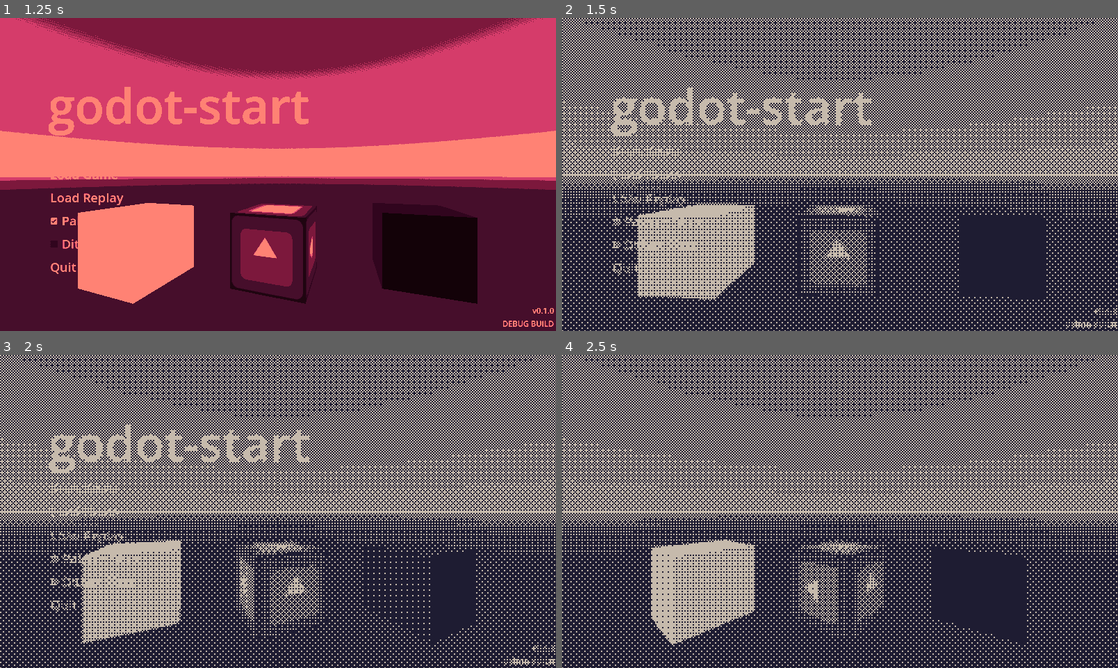
Above: before the commit, frames 1-4 (two rows, left to right).
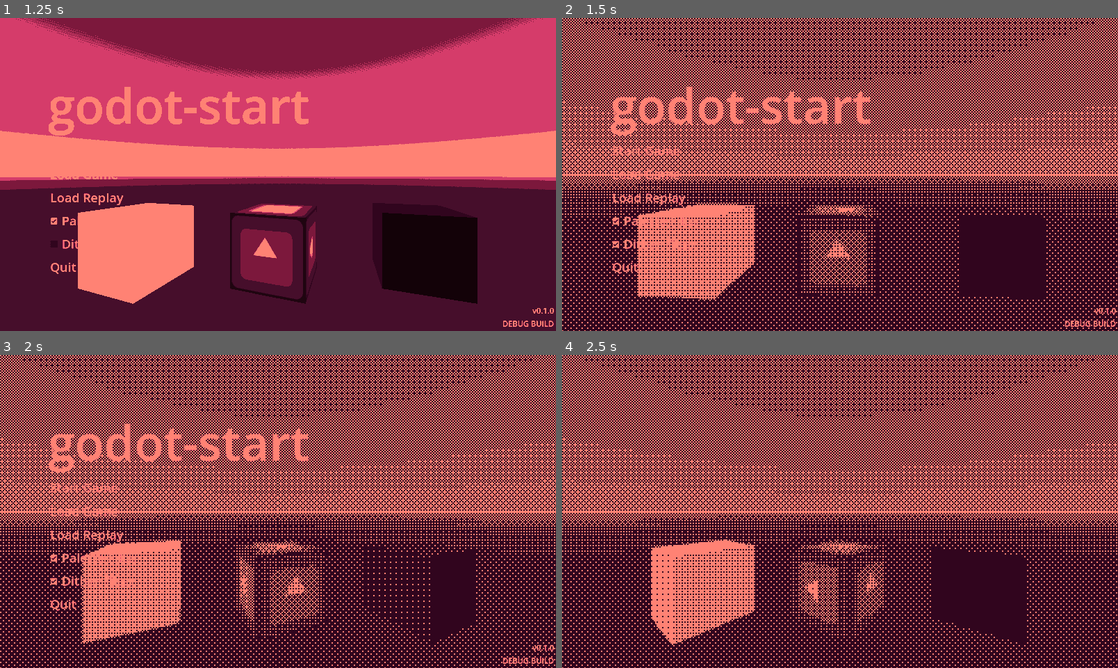
Above: after the commit, the same moments.

Repository: krscott/godot-start
Game: Godot game, scene res://scenes/levels/level_start.tscn
Two runs of this game, one before a commit and one after it. Both use one fixed random seed, a clock stepped at 60 frames per second and the inputs below. The engine's default icon, where the game draws it, is replaced by a stand-in: a white triangle on a blue panel in a dark square.
Inputs:
- Up to frame 1 (1.25 s): click "Palette Filter" at 0.5 s
- Up to frame 2 (1.5 s): click "Dither Filter" at 1.25 s
- Up to frame 3 (2 s): no input
- Up to frame 4 (2.5 s): click "Start Game" at 2 s

Frame 1 is identical in both runs. In frame 2, 40% of the frame differs, in the area x 0-100%, y 0-100%; in frame 3, 40%; in frame 4, 38%.

Commit message:
Refactor pause menu system

Diff:
--- a/project/scenes/game_state.gd
+++ b/project/scenes/game_state.gd
@@ -2,34 +2,28 @@
 extends Node
 
 @onready var save_state: SaveState = %SaveState
-@onready var pausing: Pausing = %Pausing
+@onready var pause_menu_system: PauseMenuSystem = %PauseMenuSystem
 @onready var replay_system: ReplaySystem = %ReplaySystem
 @onready var player_input: PlayerInput = %PlayerInput
 @onready var menu: Menu = %Menu
 @onready var system_dialog: SystemDialog = %SystemDialog
-@onready var palette_filter: ColorRect = %PaletteFilter
-@onready var dither_filter: ColorRect = %DitherFilter
 
-var _at_main_menu := true
 
 # Public Methods
-
 
 func sync_object_state(key: StringName, obj: Object) -> void:
 	save_state.sync_object_state(key, obj)
 
+
 # Interface Methods
-
 
 func _ready() -> void:
 	assert(save_state)
-	assert(pausing)
+	assert(pause_menu_system)
 	assert(replay_system)
 	assert(player_input)
 	assert(menu)
 	assert(system_dialog)
-	assert(palette_filter)
-	assert(dither_filter)
 
 	util.printdbg("DEBUG BUILD")
 
@@ -39,14 +33,6 @@
 	if args:
 		util.printdbg("CLI args: ", args)
 		replay_system.run_from_file(args[0])
-
-	util.aok(get_window().focus_exited.connect(_pause))
-
-	# NOTE: GameState node is the first child of the tree root.
-	#       i.e., this node is visited FIRST, before any level-specific logic.
-	#       We need to call-deferred if we want to run something after.
-	call_deferred(&"_build_menu")
-	menu.call_deferred(&"show")
 
 
 func _process(_delta: float) -> void:
@@ -59,75 +45,9 @@
 			if OS.has_feature("pc"):
 				replay_system._save_replay_and_quit()
 			else:
-				_pause()
+				pause_menu_system.pause()
 		elif Input.is_action_just_pressed("ui_cancel"):
-			_pause()
+			pause_menu_system.pause()
 
 
-func _notification(what: int) -> void:
-	match what:
-		MainLoop.NOTIFICATION_APPLICATION_FOCUS_OUT:
-			_pause()
-
 # Private Methods
-
-
-
-
-func _unpause() -> void:
-	_at_main_menu = false
-	pausing.unpause()
-	menu.hide()
-	util.set_mouse_captured(true)
-
-
-func _pause() -> void:
-	pausing.pause()
-	menu.show()
-	util.set_mouse_captured(false)
-
-
-func _save_game_dialog() -> void:
-	var filename := await system_dialog.file_save_dialog("*.sav", "Save File")
-	if filename:
-		util.aok(save_state.save_to_file(filename))
-
-
-func _load_game_dialog() -> void:
-	var filename := await system_dialog.file_open_dialog("*.sav", "Save File")
-	if filename:
-		var _err := save_state.load_from_file(filename)
-
-
-func _is_at_main_menu() -> bool:
-	return _at_main_menu
-
-
-func _is_not_at_main_menu() -> bool:
-	return not _at_main_menu
-
-
-func _build_menu() -> void:
-	menu.build(
-		[
-			Menu.button("Start Game", _unpause) #
-			.visible_when(_is_at_main_menu) #
-			.focus(),
-			Menu.button("Continue", _unpause).action("ui_cancel") #
-			.visible_when(_is_not_at_main_menu) #
-			.focus(),
-			Menu.button("Save Game", _save_game_dialog) #
-			.visible_when(_is_not_at_main_menu) #
-			.desktop_only(),
-			Menu.button("Load Game", _load_game_dialog) #
-			.desktop_only(),
-			Menu.button("Load Replay", replay_system._replay_open_dialog) #
-			.desktop_only(),
-			Menu.checkbox("Palette Filter", palette_filter.set_visible) #
-			.toggled(palette_filter.visible),
-			Menu.checkbox("Dither Filter", dither_filter.set_visible) #
-			.toggled(dither_filter.visible),
-			Menu.button("Quit", replay_system._save_replay_and_quit) #
-			.desktop_only(),
-		],
-	)
--- a/project/scenes/game_state.tscn
+++ b/project/scenes/game_state.tscn
@@ -2,7 +2,7 @@
 
 [ext_resource type="Script" uid="uid://ygjvluupbdtm" path="res://scenes/game_state.gd" id="1_aj67o"]
 [ext_resource type="Script" uid="uid://cu714ln7qv2gu" path="res://scripts/systems/save_state.gd" id="2_3oy0g"]
-[ext_resource type="Script" uid="uid://n2spkoxc2iv5" path="res://scripts/systems/pausing.gd" id="2_dq14d"]
+[ext_resource type="Script" uid="uid://n2spkoxc2iv5" path="res://scripts/systems/pause_menu_system.gd" id="2_dq14d"]
 [ext_resource type="Script" uid="uid://mahcrqfjlyyq" path="res://scripts/systems/replay.gd" id="3_rerck"]
 [ext_resource type="Script" uid="uid://bgvdp2xkv0yr3" path="res://scripts/systems/replay_system.gd" id="4_7ti0s"]
 [ext_resource type="Script" uid="uid://skj8dxeivfvs" path="res://scripts/systems/player_input.gd" id="4_qn400"]
@@ -11,12 +11,12 @@
 [ext_resource type="Shader" uid="uid://cucunjhgkuj2r" path="res://shaders/palette-post.gdshader" id="7_q5byu"]
 [ext_resource type="Shader" uid="uid://ctckeik4qa432" path="res://shaders/dither-post.gdshader" id="8_vsyf1"]
 
-[sub_resource type="ShaderMaterial" id="ShaderMaterial_q5byu"]
-shader = ExtResource("7_q5byu")
-
 [sub_resource type="ShaderMaterial" id="ShaderMaterial_3oy0g"]
 shader = ExtResource("8_vsyf1")
 shader_parameter/pixel_size = 2
+
+[sub_resource type="ShaderMaterial" id="ShaderMaterial_q5byu"]
+shader = ExtResource("7_q5byu")
 
 [node name="GameState" type="Node" unique_id=974512371]
 script = ExtResource("1_aj67o")
@@ -27,9 +27,15 @@
 script = ExtResource("2_3oy0g")
 metadata/_custom_type_script = "uid://cu714ln7qv2gu"
 
-[node name="Pausing" type="Node" parent="." unique_id=1235145499]
+[node name="PauseMenuSystem" type="Node" parent="." unique_id=1235145499 node_paths=PackedStringArray("menu", "replay_system", "save_state", "system_dialog", "dither_filter", "palette_filter")]
 unique_name_in_owner = true
 script = ExtResource("2_dq14d")
+menu = NodePath("../Menu")
+replay_system = NodePath("../ReplaySystem")
+save_state = NodePath("../SaveState")
+system_dialog = NodePath("../SystemDialog")
+dither_filter = NodePath("../DitherFilter")
+palette_filter = NodePath("../PaletteFilter")
 metadata/_custom_type_script = "uid://n2spkoxc2iv5"
 
 [node name="ReplaySystem" type="Node" parent="." unique_id=916268345 node_paths=PackedStringArray("player_input", "save_state", "system_dialog")]
@@ -54,14 +60,26 @@
 script = ExtResource("6_rxqo8")
 metadata/_custom_type_script = "uid://btc74n06ykolu"
 
+[node name="DitherFilter" type="CanvasLayer" parent="." unique_id=1427585307]
+visible = false
+
+[node name="DitherFilter" type="ColorRect" parent="DitherFilter" unique_id=1046001627]
+unique_name_in_owner = true
+material = SubResource("ShaderMaterial_3oy0g")
+anchors_preset = 15
+anchor_right = 1.0
+anchor_bottom = 1.0
+grow_horizontal = 2
+grow_vertical = 2
+mouse_filter = 2
+
 [node name="Menu" parent="." unique_id=1709348178 instance=ExtResource("5_vsnwl")]
 unique_name_in_owner = true
 
-[node name="PostProcessing" type="CanvasLayer" parent="." unique_id=1427585307]
+[node name="PaletteFilter" type="CanvasLayer" parent="." unique_id=1251717995]
+visible = false
 
-[node name="PaletteFilter" type="ColorRect" parent="PostProcessing" unique_id=1840524435]
-unique_name_in_owner = true
-visible = false
+[node name="PaletteFilter" type="ColorRect" parent="PaletteFilter" unique_id=618054725]
 material = SubResource("ShaderMaterial_q5byu")
 anchors_preset = 15
 anchor_right = 1.0
@@ -69,14 +87,3 @@
 grow_horizontal = 2
 grow_vertical = 2
 mouse_filter = 2
-
-[node name="DitherFilter" type="ColorRect" parent="PostProcessing" unique_id=1046001627]
-unique_name_in_owner = true
-visible = false
-material = SubResource("ShaderMaterial_3oy0g")
-anchors_preset = 15
-anchor_right = 1.0
-anchor_bottom = 1.0
-grow_horizontal = 2
-grow_vertical = 2
-mouse_filter = 2
--- /dev/null
+++ b/project/scripts/systems/pause_menu_system.gd
@@ -0,0 +1,102 @@
+class_name PauseMenuSystem
+extends Node
+
+
+# TODO: Move this to separate system
+@export var capture_mouse := true
+
+@export var menu: Menu
+@export var replay_system: ReplaySystem
+@export var save_state: SaveState
+@export var system_dialog: SystemDialog
+@export var dither_filter: CanvasLayer
+@export var palette_filter: CanvasLayer
+
+var paused := false
+var _at_main_menu := true
+
+
+
+func unpause() -> void:
+	paused = false
+	_at_main_menu = false
+	menu.hide()
+	if capture_mouse:
+		util.set_mouse_captured(true)
+
+
+func pause() -> void:
+	paused = true
+	menu.show()
+	util.set_mouse_captured(false)
+
+
+func _ready() -> void:
+	assert(menu)
+	assert(replay_system)
+	assert(save_state)
+	assert(system_dialog)
+	assert(dither_filter)
+	assert(palette_filter)
+
+	process_mode = PROCESS_MODE_ALWAYS
+	util.aok(get_window().focus_exited.connect(pause))
+	call_deferred(&"_build_menu")
+	menu.call_deferred(&"show")
+
+
+func _physics_process(_delta: float) -> void:
+	if paused != get_tree().paused:
+		get_tree().paused = paused
+
+
+func _notification(what: int) -> void:
+	match what:
+		MainLoop.NOTIFICATION_APPLICATION_FOCUS_OUT:
+			pause()
+
+
+func _save_game_dialog() -> void:
+	var filename := await system_dialog.file_save_dialog("*.sav", "Save File")
+	if filename:
+		util.aok(save_state.save_to_file(filename))
+
+
+func _load_game_dialog() -> void:
+	var filename := await system_dialog.file_open_dialog("*.sav", "Save File")
+	if filename:
+		var _err := save_state.load_from_file(filename)
+
+
+func _is_at_main_menu() -> bool:
+	return _at_main_menu
+
+
+func _is_not_at_main_menu() -> bool:
+	return not _at_main_menu
+
+
+func _build_menu() -> void:
+	menu.build(
+		[
+			Menu.button("Start Game", unpause) #
+			.visible_when(_is_at_main_menu) #
+			.focus(),
+			Menu.button("Continue", unpause).action("ui_cancel") #
+			.visible_when(_is_not_at_main_menu) #
+			.focus(),
+			Menu.button("Save Game", _save_game_dialog) #
+			.visible_when(_is_not_at_main_menu) #
+			.desktop_only(),
+			Menu.button("Load Game", _load_game_dialog) #
+			.desktop_only(),
+			Menu.button("Load Replay", replay_system._replay_open_dialog) #
+			.desktop_only(),
+			Menu.checkbox("Palette Filter", palette_filter.set_visible) #
+			.toggled(palette_filter.visible),
+			Menu.checkbox("Dither Filter", dither_filter.set_visible) #
+			.toggled(dither_filter.visible),
+			Menu.button("Quit", replay_system._save_replay_and_quit) #
+			.desktop_only(),
+		],
+	)
--- a/project/scripts/systems/pausing.gd
+++ /dev/null
@@ -1,21 +0,0 @@
-class_name Pausing
-extends Node
-
-var paused := false
-
-
-func pause() -> void:
-	paused = true
-
-
-func unpause() -> void:
-	paused = false
-
-
-func _ready() -> void:
-	process_mode = PROCESS_MODE_ALWAYS
-
-
-func _physics_process(_delta: float) -> void:
-	if paused != get_tree().paused:
-		get_tree().paused = paused
Renamed: project/scripts/systems/pausing.gd.uid -> project/scripts/systems/pause_menu_system.gd.uid
